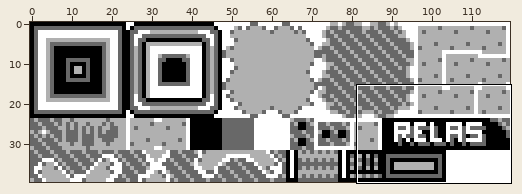
Two versions of one sprite sheet, gfx/town_map/town_map.png. Above, an overview of the earlier version with the close-up marked.
Close-up. Before the commit:
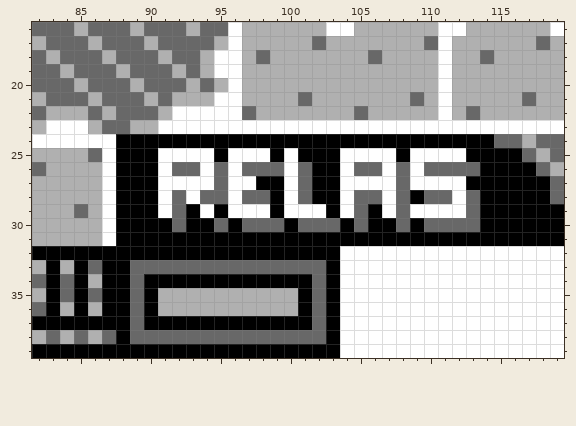
The file is 120x40 pixels. Shown: x 82..119, y 16..39.
After the commit:
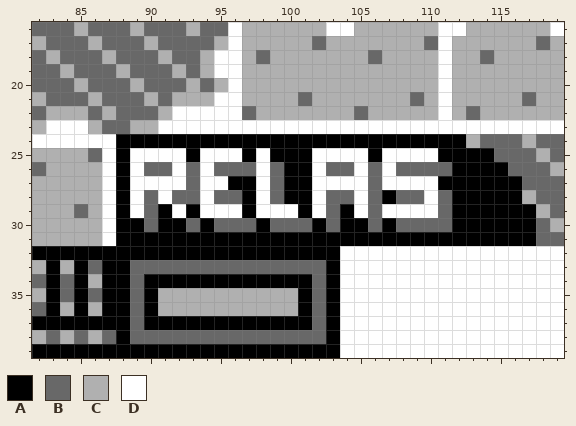
Palette (. is transparent): A #000000  B #686868  C #b0b0b0  D #ffffff
Edits made:
y 24: x 113..114 AA -> CB
y 25: x 89..90 AA -> DD; x 93 D -> A; x 95 A -> D; x 97 D -> A; x 100 D -> A; x 102..103 AA -> DD; x 106 D -> A; x 108 A -> D; x 111..112 DD -> AA; x 115..116 AA -> BB
y 26: x 89..92 AADB -> DBBD; x 96 D -> B; x 98 B -> D; x 100..105 DBAADB -> AADBBD; x 109 D -> B; x 112..113 BB -> AA; x 116..117 AA -> BB
y 27: x 89..90 AA -> DD; x 93 D -> B; x 95..103 BDDAADBAA -> DAADBAADD; x 106 D -> B; x 108 B -> D; x 111..112 DD -> AA; x 117..118 AA -> BB
y 28: x 89..90 AA -> DB; x 93..94 DB -> BD; x 96..105 DBBADBAADB -> BADBAADBBD; x 107 D -> A; x 109..110 AB -> BD; x 112..113 DB -> AA; x 117..118 AA -> CB
y 29: x 89..92 AADB -> DBAD; x 95 A -> D; x 97 D -> A; x 99 A -> D; x 101 D -> A; x 103..106 ADBA -> BADB; x 108 B -> D; x 111..113 DDB -> BAA; x 118..119 AA -> CB
y 30: x 90 A -> B; x 92..93 BA -> AB; x 96 A -> B; x 98 B -> A; x 100 A -> B; x 102 B -> A; x 105..106 BA -> AB; x 109 A -> B; x 112..113 BB -> AA; x 118..119 AA -> BC
y 31: x 118..119 AA -> BB
Pixel boxes of the changes (left, top, right, bottom) in both close-ups:
changed: (130, 134, 564, 246)
